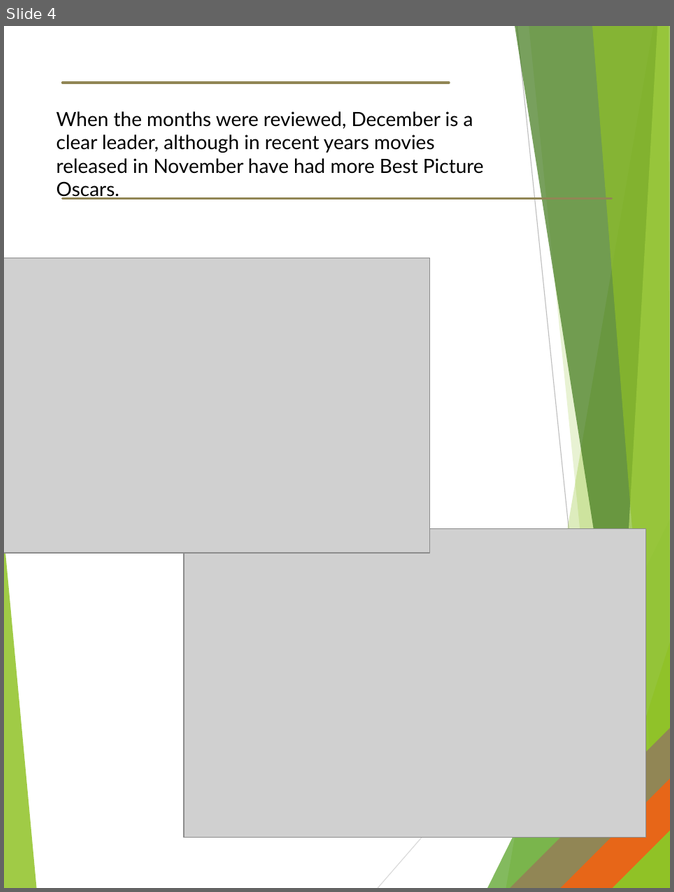
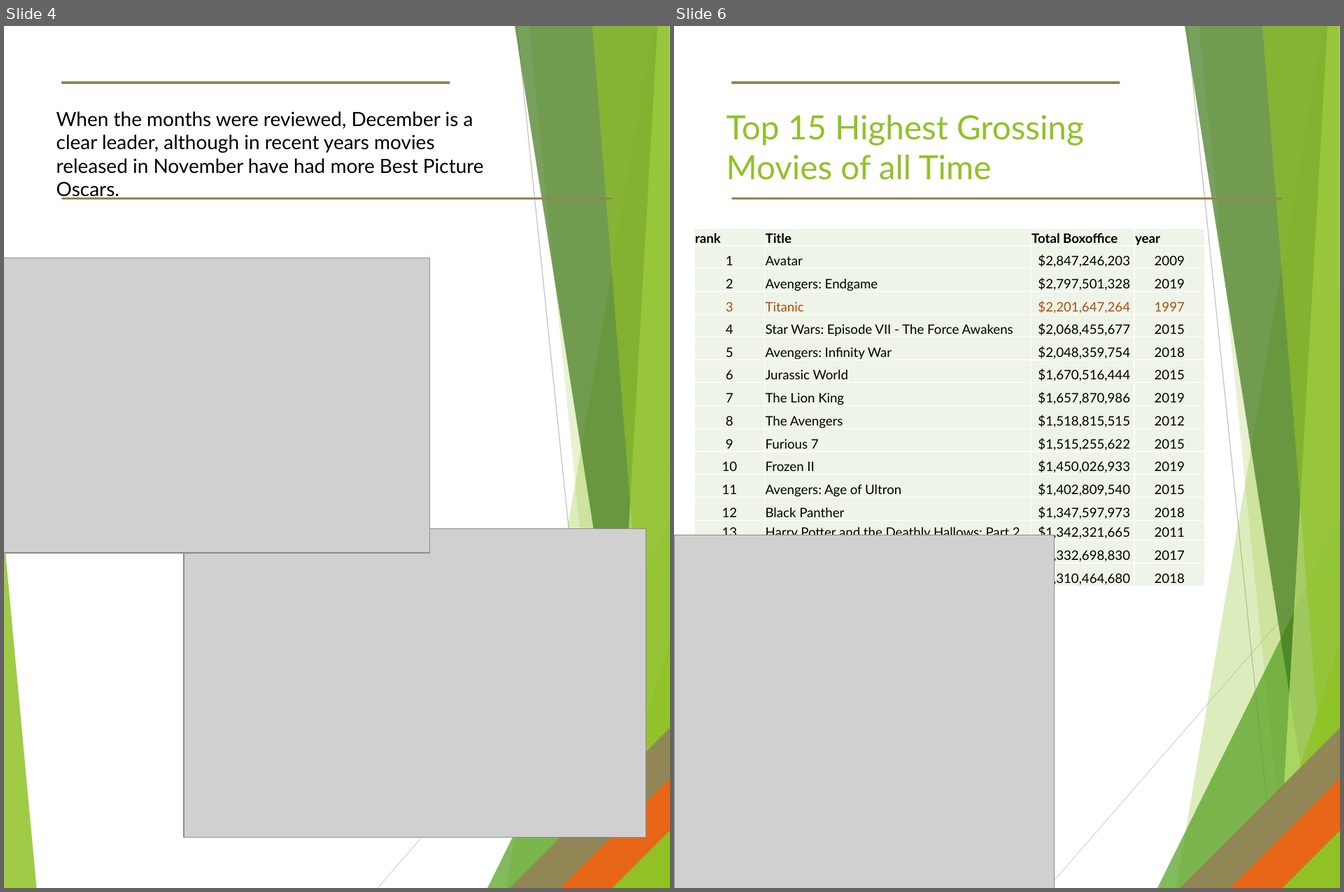
Before and after one commit to newton1021/project1, a slide deck: ANALYZING THE OSCARS.pptx. Shown side by side, each under a label of ours: slide 4 before the commit, slides 4 and 6 after it; the slides between them are not shown. The pictures are 674x892 and 1344x892 pixels, drawn with LibreOffice and Linux fonts; fonts in the diff are those of the drawing; grey boxes stand for pictures. Boxes give left, top, right and bottom in pixels: in the first picture for what was removed or moved away, otherwise in the second. Text is boxed around its words. In the diff, an @@ line names an element or a change of style, - is before the commit and + after.

```diff
--- a/ANALYZING THE OSCARS.pptx
+++ b/ANALYZING THE OSCARS.pptx
@@ slide 6 added at <box>674,26,1340,888</box>, background #FFFFFF; not listed: 15 template elements that a slide beside it also shows @@
@@ title added at <box>726,115,1084,180</box>, 30.6 pt, text #90C226 @@
+Top 15 Highest Grossing Movies of all Time
@@ table added at <box>694,228,1205,589</box>, 16 rows, 4 columns @@
+rank | Title | Total Boxoffice | year
+1 | Avatar | $2,847,246,203 | 2009
+2 | Avengers: Endgame | $2,797,501,328 | 2019
+3 | Titanic | $2,201,647,264 | 1997
+4 | Star Wars: Episode VII - The Force Awakens | $2,068,455,677 | 2015
+5 | Avengers: Infinity War | $2,048,359,754 | 2018
+6 | Jurassic World | $1,670,516,444 | 2015
+7 | The Lion King | $1,657,870,986 | 2019
+8 | The Avengers | $1,518,815,515 | 2012
+9 | Furious 7 | $1,515,255,622 | 2015
+10 | Frozen II | $1,450,026,933 | 2019
+11 | Avengers: Age of Ultron | $1,402,809,540 | 2015
+12 | Black Panther | $1,347,597,973 | 2018
+13 | Harry Potter and the Deathly Hallows: Part 2 | $1,342,321,665 | 2011
+14 | Star Wars: Episode VIII - The Last Jedi | $1,332,698,830 | 2017
+15 | Jurassic World: Fallen Kingdom | $1,310,464,680 | 2018
@@ picture added at <box>674,536,1054,888</box> @@
```
Also in this commit, not shown: 3 other slides added, 3 other files.
